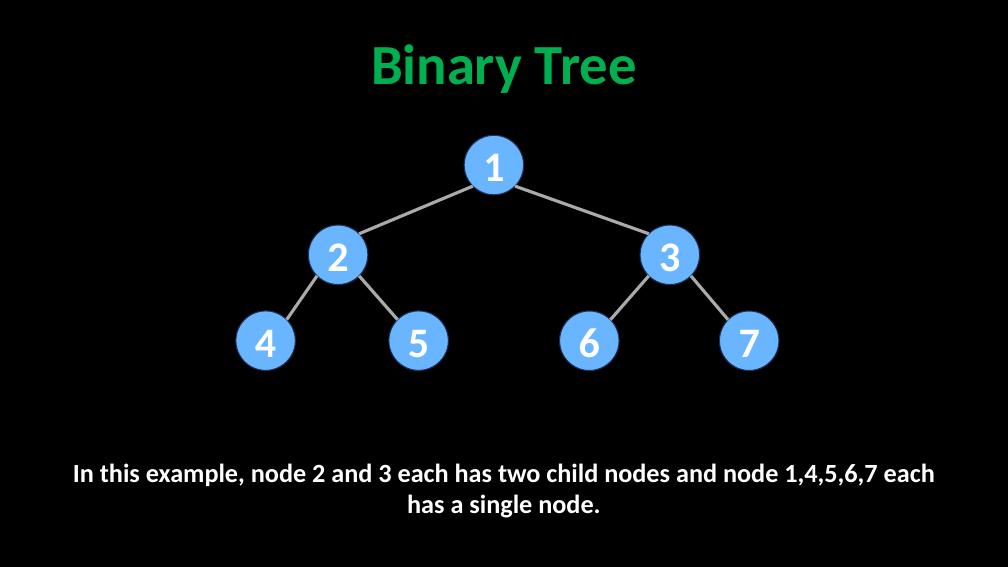
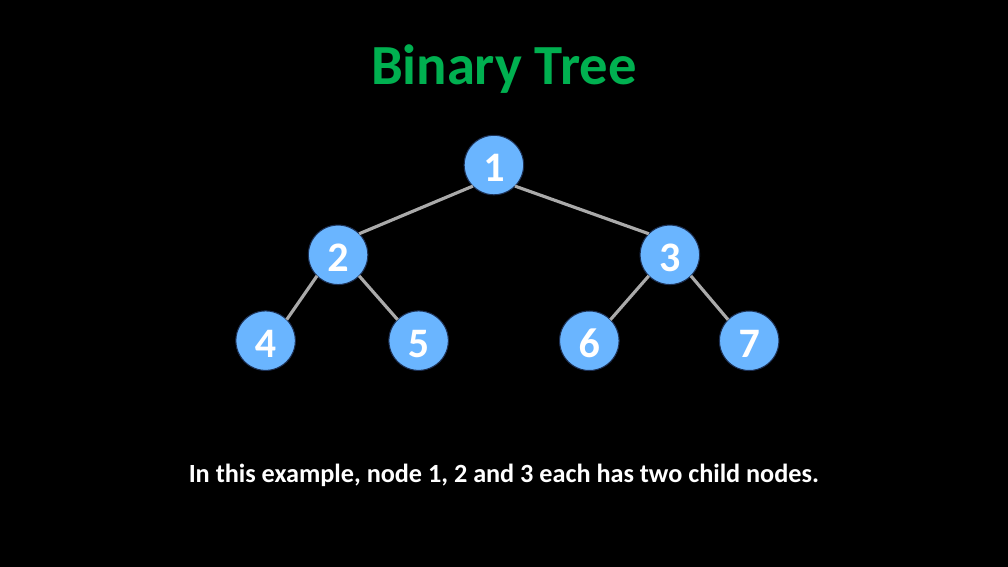
Before and after one commit to robitussin/CCS0015, a slide deck: slide 2 of tree/Binary Tree.pptx. Drawn at 1008x567 pixels with LibreOffice and Linux fonts; fonts in the diff are those of the drawing. Boxes give left, top, right and bottom in pixels: in the first picture for what was removed or moved away, otherwise in the second. Text is boxed around its words. In the diff, an @@ line names an element or a change of style, - is before the commit and + after.

Commit message:
Update Binary Tree.pptx
- Corrected wrong indicators

```diff
--- a/tree/Binary Tree.pptx
+++ b/tree/Binary Tree.pptx
@@ text at (189, 463, 819, 486): text changed @@
-In this example, node 2 and 3 each has two child nodes and node 1,4,5,6,7 each has a single node.
+In this example, node 1, 2 and 3 each has two child nodes.
```
Also in this commit, not shown: 2 other slides changed.
